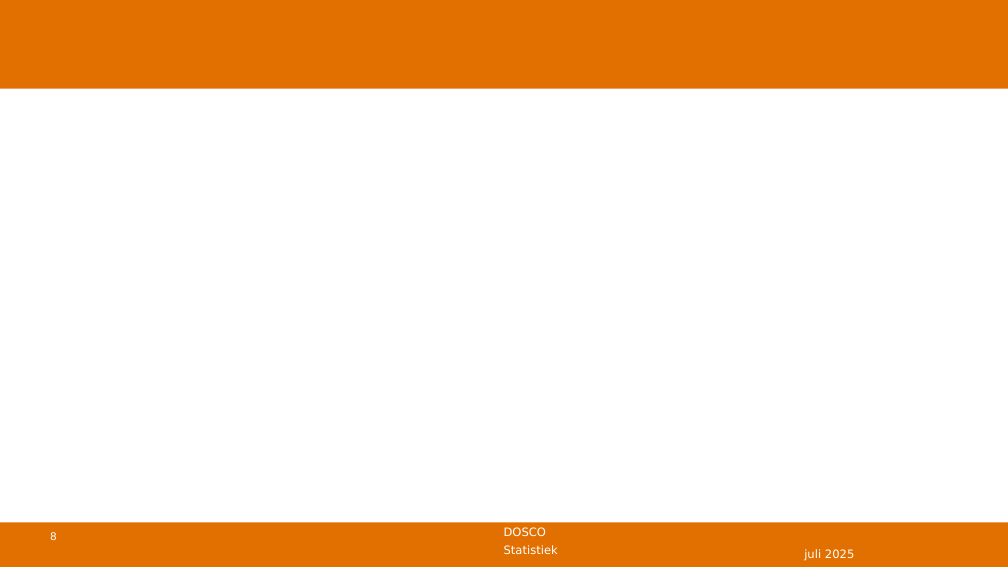
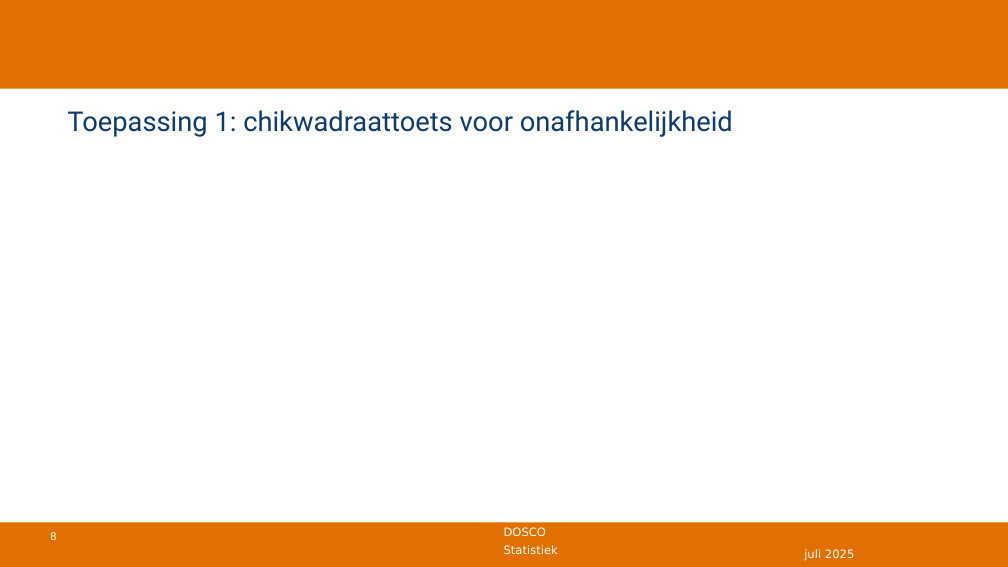
Before and after one commit to DBlom96/Statistiek, a slide deck: slide 8 of Danny/Onderwijs/Statistiek/2024-2025/Slides/Nieuwe slides/Statistiek 2024-2025 -- college 10 -- chikwadraat.pptx. Drawn at 1008x567 pixels with LibreOffice and Linux fonts; fonts in the diff are those of the drawing; grey boxes stand for pictures; background and template pictures are left out. Boxes give left, top, right and bottom in pixels: in the first picture for what was removed or moved away, otherwise in the second. Text is boxed around its words. In the diff, an @@ line names an element or a change of style, - is before the commit and + after.

```diff
--- a/Danny/Onderwijs/Statistiek/2024-2025/Slides/Nieuwe slides/Statistiek 2024-2025 -- college 10 -- chikwadraat.pptx
+++ b/Danny/Onderwijs/Statistiek/2024-2025/Slides/Nieuwe slides/Statistiek 2024-2025 -- college 10 -- chikwadraat.pptx
@@ title added at <box>67,110,733,137</box>, 26 pt, text #0E3B6E @@
+Toepassing 1: chikwadraattoets voor onafhankelijkheid
```
Also in this commit, not shown: 11 other slides changed, 1 slide added, 1 slide removed, 19 other files.
